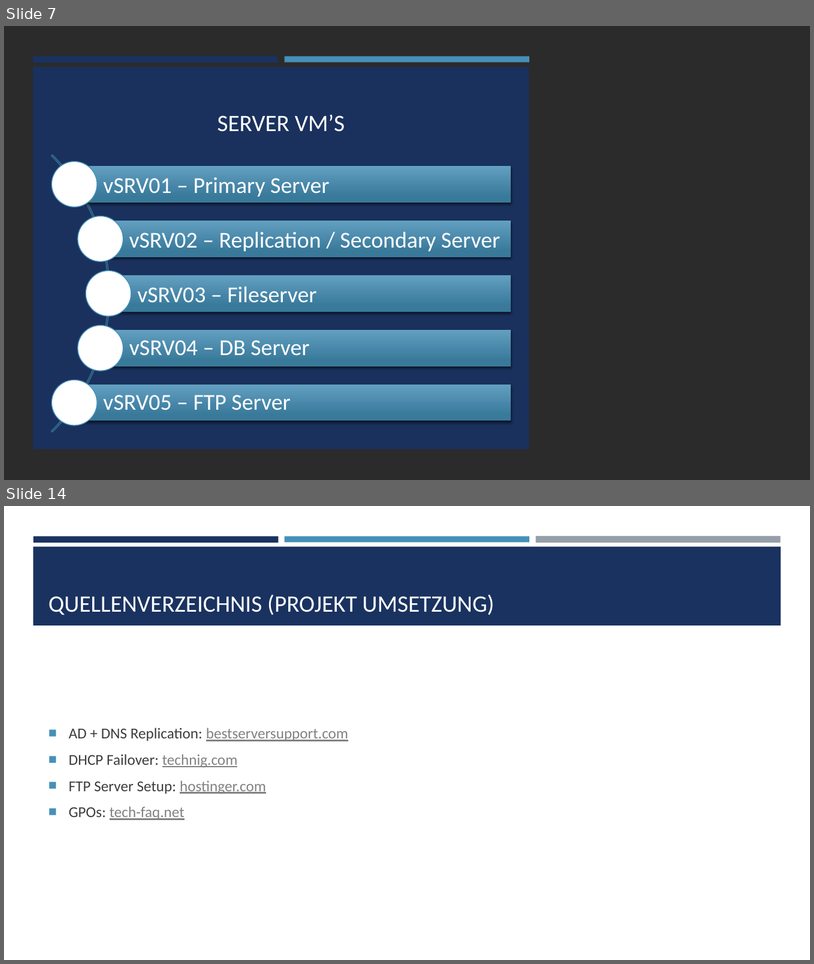
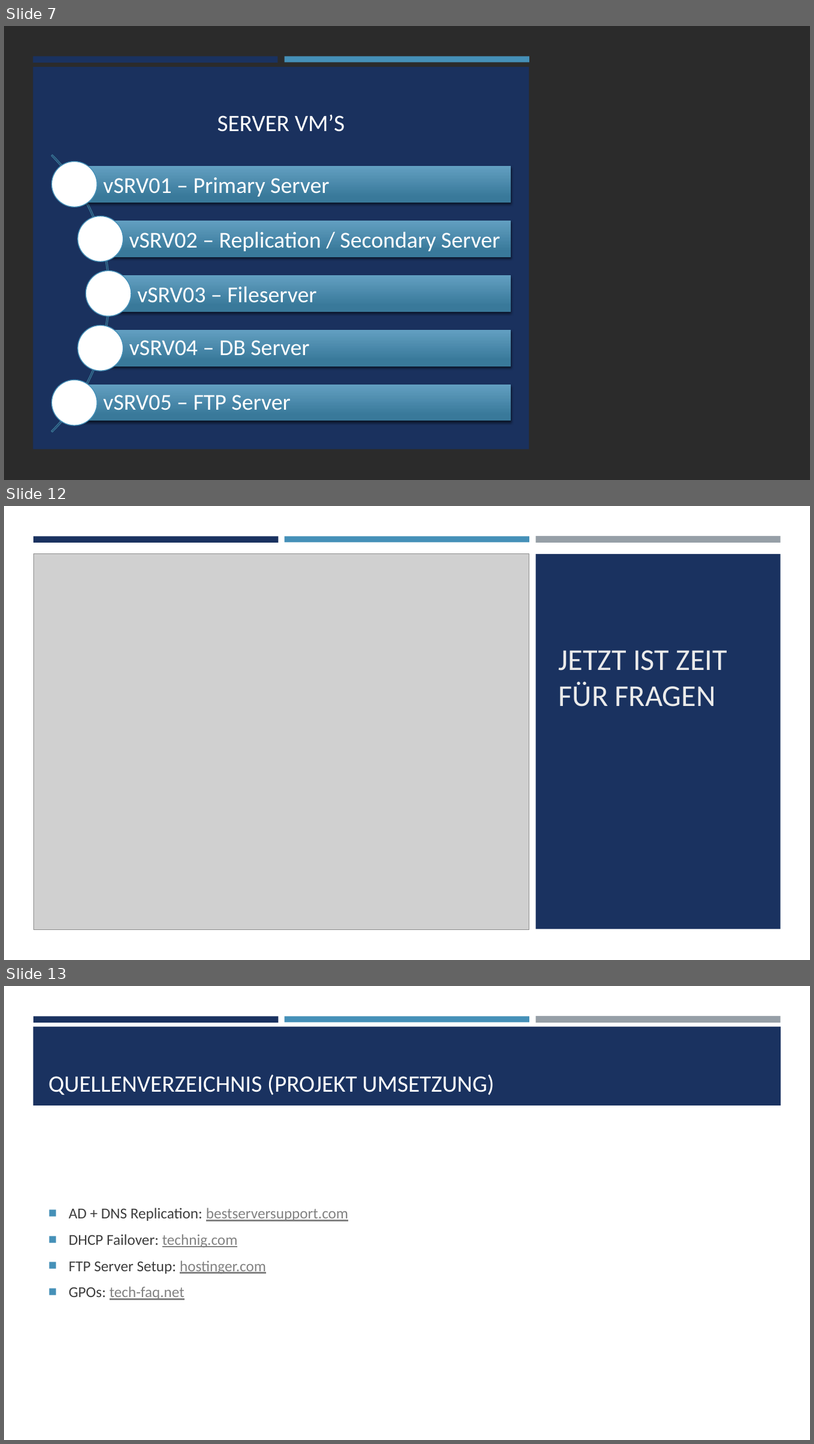
Before and after one commit to SenpaiFlo/Sportferienprojekt_001, a slide deck: 07_presentation/project_documentation.pptx. Shown one above the other, each under a label of ours: slides 7 and 14 before the commit, slides 7, 12 and 13 after it; the slides between them are not shown. The pictures are 814x964 and 814x1444 pixels, drawn with LibreOffice and Linux fonts; fonts in the diff are those of the drawing; grey boxes stand for pictures; background and template pictures are left out; a plain dark background stands for a picture behind light text. Boxes give left, top, right and bottom in pixels: in the first picture for what was removed or moved away, otherwise in the second. Text is boxed around its words. In the diff, an @@ line names an element or a change of style, - is before the commit and + after.

```diff
--- a/07_presentation/project_documentation.pptx
+++ b/07_presentation/project_documentation.pptx
@@ slide 12 added at [4,506,810,960], background #FFFFFF @@
@@ rectangle added at [4,506,810,960], fill #FFFFFF @@
@@ rectangle added at [33,536,279,542], fill #1A3260 @@
@@ rectangle added at [285,536,530,542], fill #4590B8 @@
@@ rectangle added at [536,536,781,543], fill #969FA7 @@
@@ picture added at [33,554,530,930] @@
@@ rectangle added at [536,554,781,929], fill #1A3260 @@
@@ title added at [559,650,728,706], 36 pt, text #EBEBEB @@
+JETZT IST ZEIT FÜR FRAGEN
@@ what was slide 14 is now slide 13 @@
```
Also in this commit, not shown: 8 slides changed, 2 slides removed, 17 other files.
